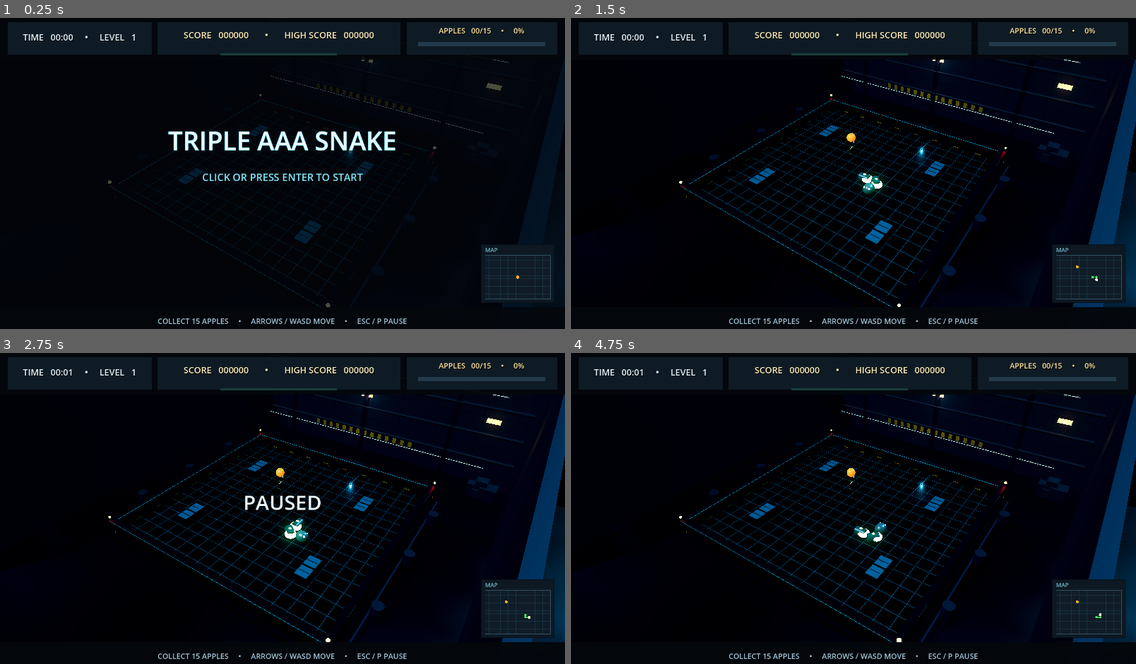
Above: before the commit, frames 1-4 (two rows, left to right).
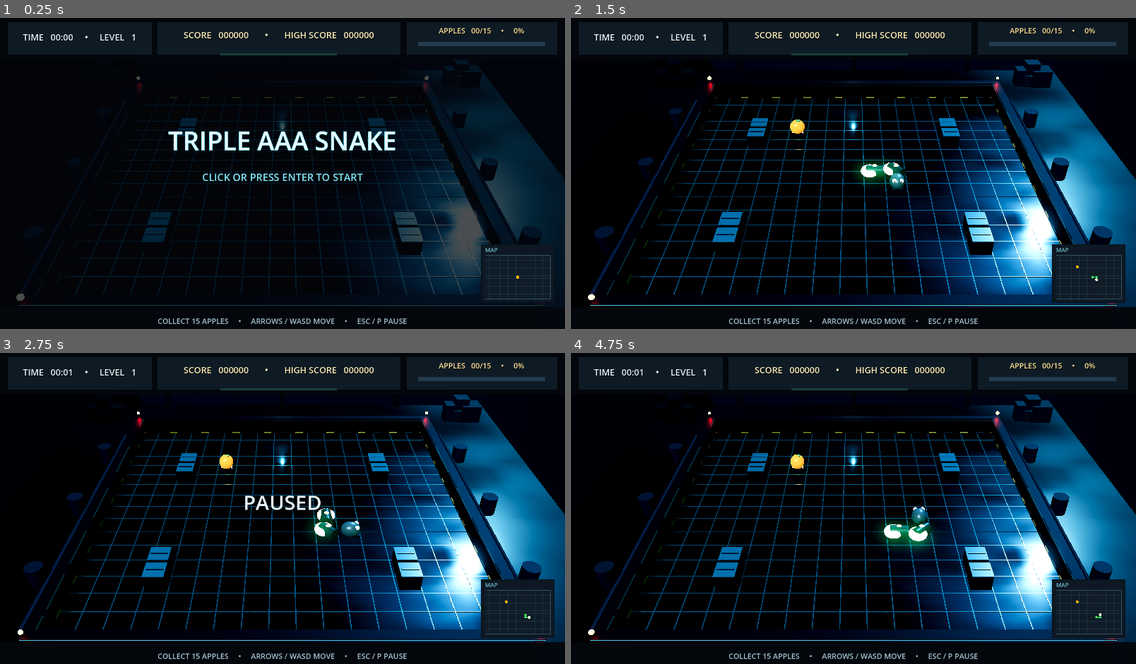
Above: after the commit, the same moments.

Repository: ADD-Attack/Cadre
Game: Godot game, scene res://main.tscn
Two runs of this game, one before a commit and one after it. Both use one fixed random seed, a clock stepped at 60 frames per second and the inputs below.
Inputs (mouse positions are in pixels of both pictures, inside the frame that each line leads up to):
- Up to frame 1 (0.25 s): no input
- Up to frame 2 (1.5 s): tap Enter at 0.5, 0.6 s; move the mouse to (977, 161) at 0.52 s; hold Right 0.53-1.28 s; click (977, 161) at 0.67 s; move the mouse to (740, 192) at 1.27 s; hold Down from 1.28 s (still down); tap Keypad Enter at 1.35 s
- Up to frame 3 (2.75 s): move the mouse to (339, 443) at 2.02 s; release Down at 2.03 s; hold Right from 2.03 s (still down); tap P at 2.1 s
- Up to frame 4 (4.75 s): tap Space at 2.75, 4.25 s; move the mouse to (825, 573) at 2.77 s; release Right at 2.78 s; hold Up 2.78-3.53 s; tap Enter at 2.85, 3.5 s; click (825, 573) at 2.92 s; move the mouse to (1023, 558) at 3.52 s; hold Left from 3.53 s (still down); tap Keypad Enter at 3.6 s; move the mouse to (684, 464) at 4.27 s; tap P at 4.35 s

The runs differ from the first frame. In frame 1, 15% of the frame differs, in the area x 2-99%, y 13-93%; in frame 2, 27%; in frame 3, 27%; in frame 4, 27%, in the area x 3-100%, y 13-93%.

Commit message:
Campaign Wave B: sculpted snake and tighter camera

Diff:
--- a/snake-aaa/main.gd
+++ b/snake-aaa/main.gd
@@ -136,7 +136,7 @@
 	environment.glow_hdr_threshold = 0.9
 	environment.fog_enabled = true
 	environment.fog_light_color = Color("#0a1420")
-	environment.fog_density = 0.018
+	environment.fog_density = 0.012
 	environment.fog_sky_affect = 0.25
 	environment.ssao_enabled = true
 	world.environment = environment
@@ -159,9 +159,9 @@
 	add_child(rim)
 
 	camera = Camera3D.new()
-	camera.position = Vector3(15.5, 20.5, 22.5)
+	camera.position = Vector3(0.0, 17.2, 24.6)
 	camera.current = true
-	camera.fov = 46
+	camera.fov = 33.7
 	add_child(camera)
 	camera.look_at(Vector3.ZERO, Vector3.UP)
 
@@ -237,7 +237,7 @@
 func _add_frame_trim(width: float, depth: float, base_pos: Vector3) -> void:
 	var trim_size := Vector3(width, 0.035, depth)
 	var rail_size := Vector3(width + 0.04, 0.03, depth + 0.04)
-	_add_mesh(arena_root, _box(trim_size), base_pos + Vector3(0, 1.06, 0), _glow_material(Color("#0E7C99"), 0.8))
+	_add_mesh(arena_root, _box(trim_size), base_pos + Vector3(0, 1.09, 0), _glow_material(Color("#0E7C99"), 1.15))
 	for rail_y in [0.99, 1.14]:
 		_add_mesh(arena_root, _box(rail_size), base_pos + Vector3(0, rail_y, 0), _material(Color("#0d1620"), 0.7, 0.45))
 
@@ -297,9 +297,15 @@
 		var practical := OmniLight3D.new()
 		practical.position = practical_pos + Vector3(0, -0.4, 0.7)
 		practical.light_color = Color("#ff9a3c")
-		practical.light_energy = 0.7
+		practical.light_energy = 1.15
 		practical.omni_range = 9.0
 		arena_root.add_child(practical)
+	var left_room_wash := OmniLight3D.new()
+	left_room_wash.position = Vector3(-13.0, 10.5, 0.0)
+	left_room_wash.light_color = Color("#33506B")
+	left_room_wash.light_energy = 0.5
+	left_room_wash.omni_range = 26.0
+	arena_root.add_child(left_room_wash)
 	# Alternating hazard-stripe panel on the back wall, kept intentionally dim.
 	for i in range(28):
 		var stripe := _box(Vector3(0.42, 0.9, 0.035))
@@ -649,22 +655,27 @@
 		var at := _cell_to_world(cell)
 		var is_head := i == 0
 		if is_head:
-			var head_mesh := CapsuleMesh.new()
-			head_mesh.radius = 0.48
-			head_mesh.height = 1.08
+			var head_mesh := SphereMesh.new()
+			head_mesh.radius = 0.42
+			head_mesh.height = 0.84
 			var head_material := _material(Color("#66798b"), 0.45, 0.35)
 			head_material.emission_enabled = true
 			head_material.emission = Color("#1E5C2E")
 			head_material.emission_energy_multiplier = 0.3
-			var head := _add_mesh(snake_root, head_mesh, at + Vector3(0, 0.48, 0), head_material)
+			var head := _add_mesh(snake_root, head_mesh, at + Vector3(0, 0.54, 0), head_material)
 			var head_axis := Vector3(direction.x, 0, direction.y).normalized()
 			if head_axis.length_squared() > 0.5:
 				head.basis = Basis(Quaternion(Vector3.UP, head_axis))
+			head.scale = Vector3(1.0, 1.25, 1.0)
 			var forward := head_axis
 			var side := Vector3(-direction.y, 0, direction.x).normalized()
+			var jaw_mesh := BoxMesh.new()
+			jaw_mesh.size = Vector3(0.56, 0.15, 0.34)
+			var jaw := _add_mesh(snake_root, jaw_mesh, at + Vector3(0, 0.25, 0) + forward * 0.31, _material(Color("#263544"), 0.75, 0.36))
+			jaw.rotation.y = atan2(direction.x, direction.y)
 			for sign in [-1.0, 1.0]:
-				var eye_pos: Vector3 = at + Vector3(0, 0.72, 0) + forward * 0.28 + side * 0.2 * sign
-				_sphere(snake_root, eye_pos, 0.13, _glow_material(Color("#46ff5e"), 3.0))
+				var eye_pos: Vector3 = at + Vector3(0, 0.79, 0) + forward * 0.31 + side * 0.2 * sign
+				_sphere(snake_root, eye_pos, 0.12, _glow_material(Color("#7CFF6B"), 3.0))
 				_sphere(snake_root, eye_pos + forward * 0.075, 0.055, _material(Color("#0c1714"), 0.5, 0.25))
 		else:
 			var prev_cell: Vector2i = snake[maxi(0, i - 1)]
@@ -673,11 +684,11 @@
 			if tangent.length_squared() < 0.5:
 				tangent = Vector3(direction.x, 0, direction.y).normalized()
 			var cylinder := CylinderMesh.new()
-			cylinder.top_radius = 0.37
-			cylinder.bottom_radius = 0.37
+			cylinder.top_radius = 0.34
+			cylinder.bottom_radius = 0.34
 			cylinder.height = 0.93
 			cylinder.radial_segments = 16
-			var body_material := _material(Color("#46586A"), 0.55, 0.35)
+			var body_material := _material(Color("#3D4F61"), 0.85, 0.32)
 			body_material.emission_enabled = true
 			body_material.emission = Color("#1E5C2E")
 			body_material.emission_energy_multiplier = 0.3
@@ -686,7 +697,7 @@
 			var ring := TorusMesh.new()
 			ring.inner_radius = 0.06
 			ring.outer_radius = 0.5
-			var ring_node := _add_mesh(snake_root, ring, at + Vector3(0, 0.4, 0) + tangent * (TILE * 0.24), _glow_material(Color("#46FF5E"), 3.5))
+			var ring_node := _add_mesh(snake_root, ring, at + Vector3(0, 0.4, 0) - tangent * (TILE * 0.24), _glow_material(Color("#46FF5E"), 3.0))
 			ring_node.basis = Basis(Quaternion(Vector3.BACK, tangent))
 			var spine := _sphere(snake_root, at + Vector3(0, 0.765, 0), 0.115, _glow_material(Color("#c8ff6b"), 1.0))
 			spine.scale = Vector3(1.25, 0.55, 1.0)
Not shown, changed: snake-aaa/build/web/index.html
Not shown, changed: snake-aaa/build/web/index.pck
